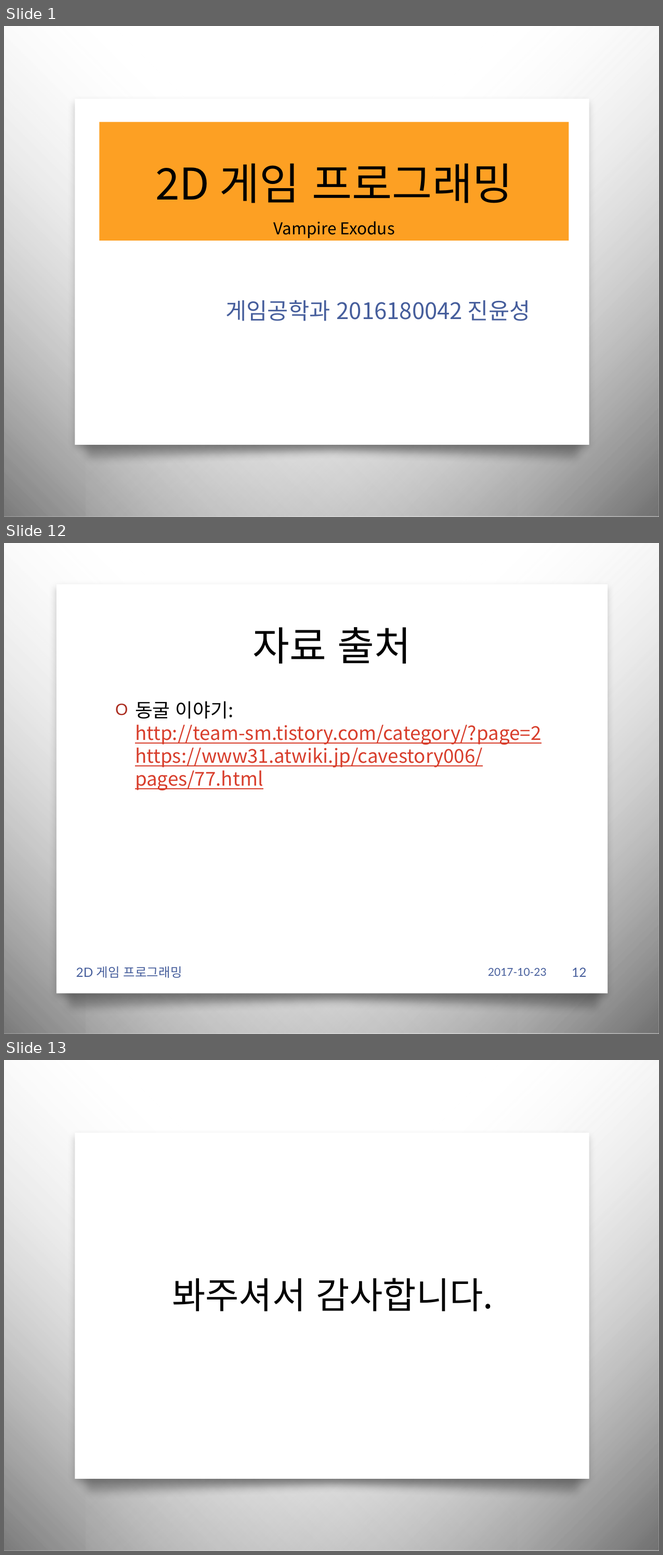
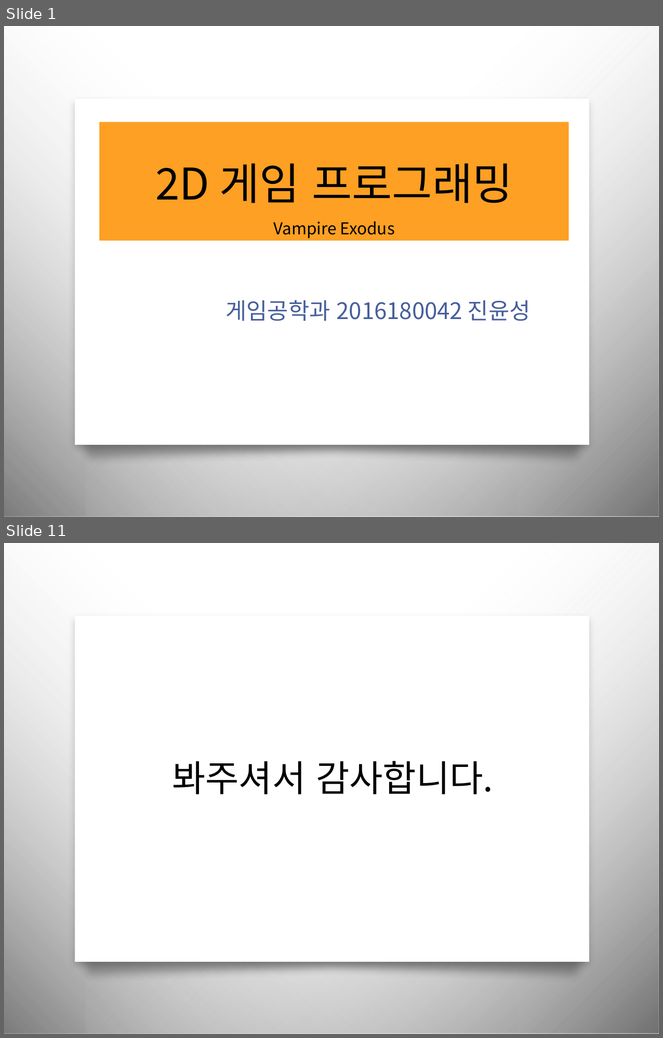
Before and after one commit to iconstudio/2017-Platformer, a slide deck: slides/2016180042_진윤성_2DGP_1차발표.pptx. Shown one above the other, each under a label of ours: slides 1, 12 and 13 before the commit, slides 1 and 11 after it; the slides between them are not shown. The pictures are 663x1555 and 663x1038 pixels, drawn with LibreOffice and Linux fonts; fonts in the diff are those of the drawing; background and template pictures are left out. Boxes give left, top, right and bottom in pixels: in the first picture for what was removed or moved away, otherwise in the second. Text is boxed around its words. In the diff, an @@ line names an element or a change of style, - is before the commit and + after.

```diff
--- a/slides/2016180042_진윤성_2DGP_1차발표.pptx
+++ b/slides/2016180042_진윤성_2DGP_1차발표.pptx
@@ slide 12 removed at (4,543,659,1034), background picture (left out); not listed: 2 template elements that a slide beside it also shows @@
@@ rectangle removed at (57,584,608,994) @@
@@ title removed at (253,627,411,664) @@
-자료 출처
@@ text removed at (135,701,542,791) @@
-O 동굴 이야기:
-  http://team-sm.tistory.com/category/?page=2
-  https://www31.atwiki.jp/cavestory006/pages/77.html
@@ freeform shape removed at (49,978,617,1017) @@
@@ text removed at (76,966,182,978) @@
-2D 게임 프로그래밍
@@ text removed at (488,968,547,976) @@
-2017-10-23
@@ page number removed at (572,968,586,977) @@
-12
@@ what was slide 13 is now slide 11 @@
```
Also in this commit, not shown: 10 slides changed, 1 other slide removed, 8 other files.
